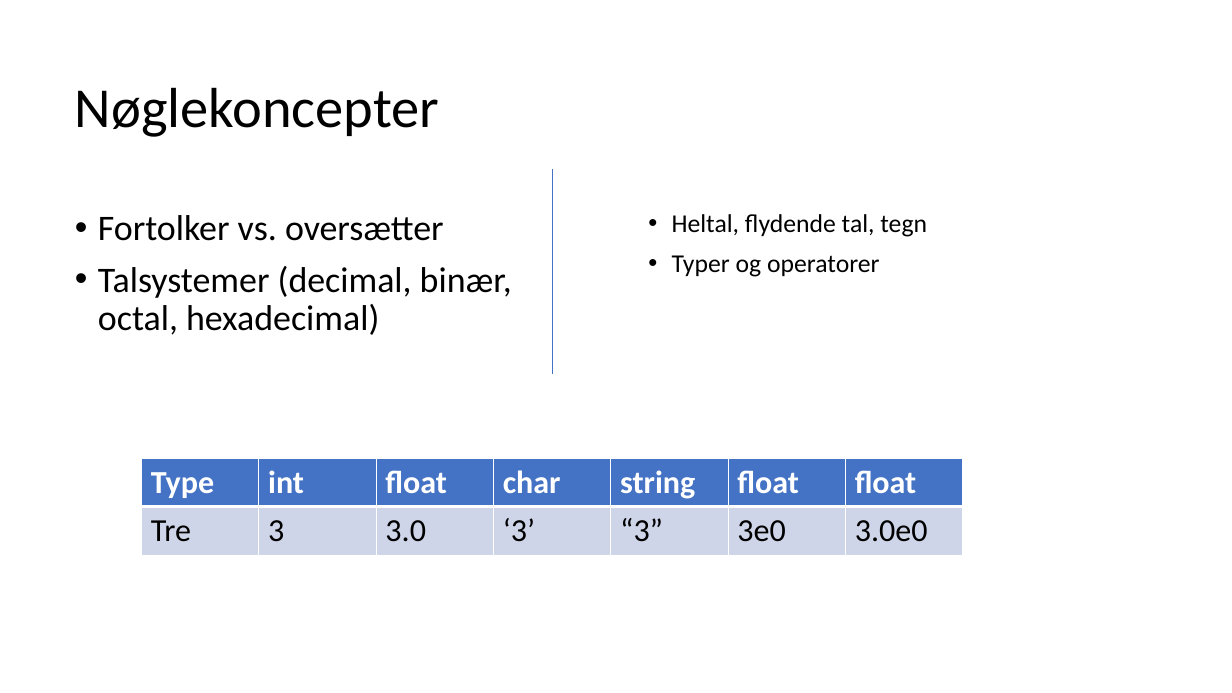
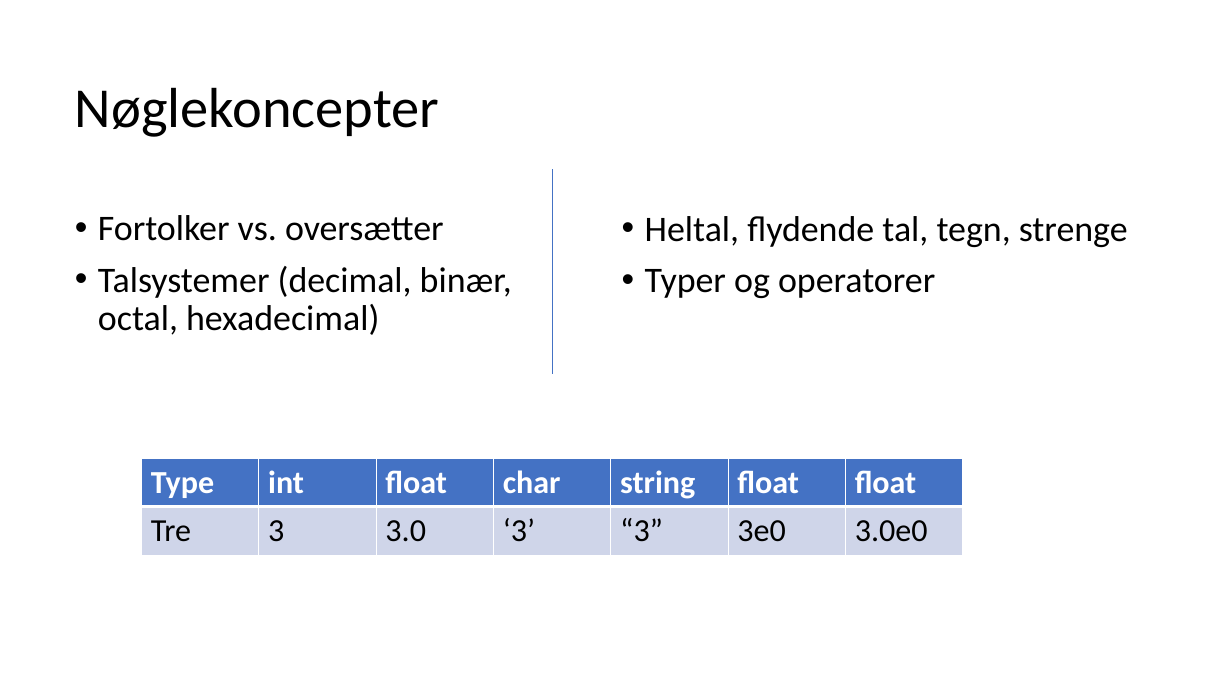
Before and after one commit to fisterloegsovs/pop22, a slide deck: slide 2 of lectures/3.1PrecedenceNKeywords/lecture.pptx. Drawn at 1232x693 pixels with LibreOffice and Linux fonts; fonts in the diff are those of the drawing. Boxes give left, top, right and bottom in pixels: in the first picture for what was removed or moved away, otherwise in the second. Text is boxed around its words. In the diff, an @@ line names an element or a change of style, - is before the commit and + after.

```diff
--- a/lectures/3.1PrecedenceNKeywords/lecture.pptx
+++ b/lectures/3.1PrecedenceNKeywords/lecture.pptx
@@ text "Heltal, flydende tal, tegn, strenge": place and size @@
-text "Heltal, flydende tal, tegn, strenge" at bbox=[672, 214, 927, 277]
+text "Heltal, flydende tal, tegn, strenge" at bbox=[645, 216, 1128, 298]
@@ text at bbox=[645, 216, 1128, 247]: text changed; size 20 to 28 pt @@
-• Heltal, flydende tal, tegn
+• Heltal, flydende tal, tegn, strenge
@@ text at bbox=[645, 269, 935, 298]: size 20 to 28 pt in "Typer og operatorer" @@
```
Also in this commit, not shown: 1 other slide changed, 1 slide removed, 3 other files.
